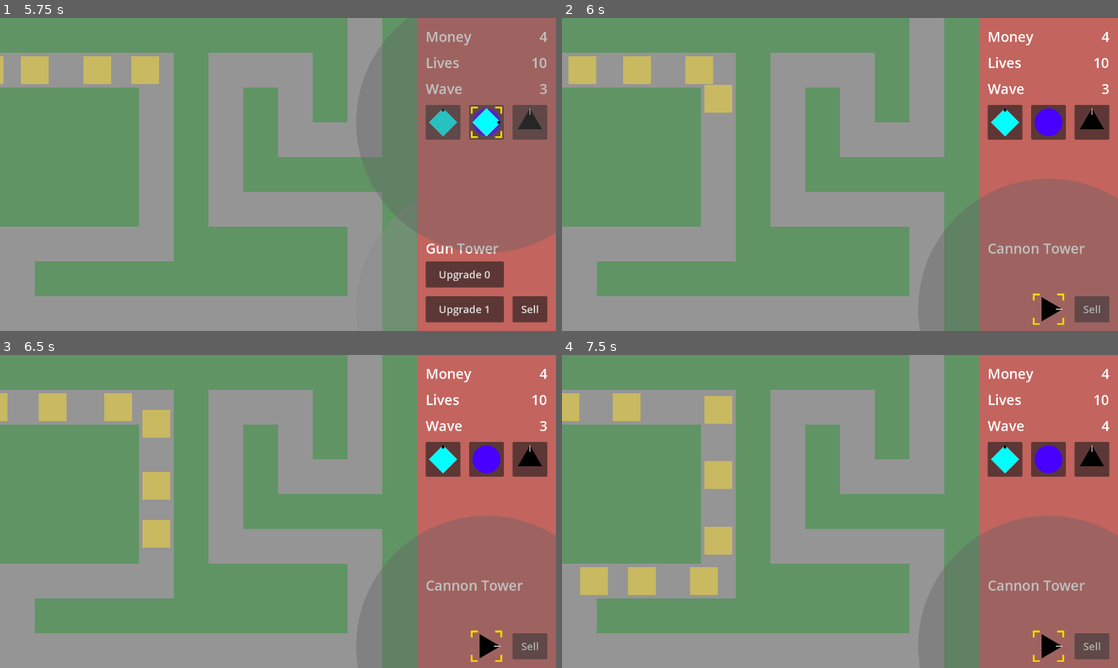
Above: before the commit, frames 1-4 (two rows, left to right).
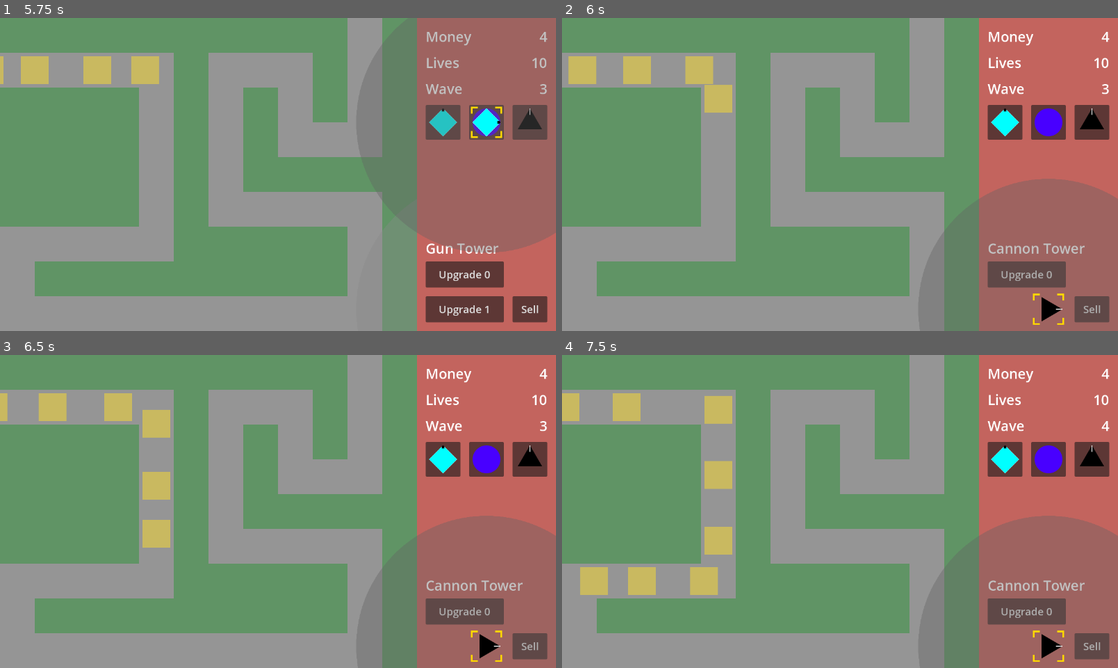
Above: after the commit, the same moments.

Repository: phrasmotica/godot-tower-defence
Game: Godot game, scene res://scenes/game.tscn
The game is run twice, just before and just after one commit, with the same random seed, the same clock (stepped at 60 frames per second) and the same inputs.
Inputs (mouse positions are in pixels of both pictures, inside the frame that each line leads up to):
- Up to frame 1 (5.75 s): click "Start" at 0.5 s; click (444, 121) at 1.25 s; click (489, 121) at 2 s; click (528, 121) at 2.75 s; click "Move here to cancel" at 3.5 s; tap Enter (ui_accept) at 4.25, 4.52, 5.27 s; move the mouse to (400, 158) at 4.27 s; hold Shift (fast_forward) 4.28-5.03 s; tap . (next_tower) at 4.35 s; click (400, 158) at 4.42 s; move the mouse to (166, 190) at 5.02 s; tap , (previous_tower) at 5.1 s
- Up to frame 2 (6 s): move the mouse to (895, 105) at 5.77 s; hold Shift (fast_forward) from 5.78 s (still down); tap . (next_tower) at 5.85 s
- Up to frame 3 (6.5 s): keep holding Shift (fast_forward)
- Up to frame 4 (7.5 s): move the mouse to (812, 574) at 6.52 s; tap , (previous_tower) at 6.6 s; click (812, 574) at 6.67 s; tap Enter (ui_accept) at 6.77 s; move the mouse to (1006, 558) at 7.27 s; release Shift (fast_forward) at 7.28 s; tap . (next_tower) at 7.35 s

Frame 1 is identical in both runs. In frame 2, 1.2% of the frame differs, in the area x 76-91%, y 77-87%; in frame 3, 1.2%; in frame 4, 1.2%.
Error in both runs: Cannot call method 'queue_free' on a null value. (res://scripts/game_ui.gd:149)

Commit message:
Add cannon tower upgrade with much bigger range

Diff:
--- a/scenes/cannon_tower.tscn
+++ b/scenes/cannon_tower.tscn
@@ -336,7 +336,8 @@
 [node name="EffectAreaShape" type="CollisionShape2D" parent="Levels/EffectArea"]
 shape = SubResource("CircleShape2D_yqvqw")
 
-[node name="Level0" parent="Levels" instance=ExtResource("6_1fwj3")]
+[node name="Level0" parent="Levels" node_paths=PackedStringArray("upgrades") instance=ExtResource("6_1fwj3")]
+upgrades = [NodePath("Level1")]
 
 [node name="Sprite" parent="Levels/Level0" index="0"]
 rotation = 1.5708
@@ -345,9 +346,28 @@
 [node name="Stats" parent="Levels/Level0" index="1"]
 projectile = ExtResource("11_m47vg")
 damage = 3
+rotate_speed = 2
 projectile_knockback = 80.0
 
 [node name="EffectStats" parent="Levels/Level0" index="2"]
+stats_enabled = false
+
+[node name="Level1" parent="Levels/Level0" instance=ExtResource("6_1fwj3")]
+visible = false
+
+[node name="Sprite" parent="Levels/Level0/Level1" index="0"]
+modulate = Color(1, 0, 0, 1)
+rotation = 1.5708
+sprite_frames = SubResource("SpriteFrames_0svqt")
+
+[node name="Stats" parent="Levels/Level0/Level1" index="1"]
+projectile = ExtResource("11_m47vg")
+damage = 3
+rotate_speed = 2
+projectile_range = 5
+projectile_knockback = 80.0
+
+[node name="EffectStats" parent="Levels/Level0/Level1" index="2"]
 stats_enabled = false
 
 [node name="AnimationPlayer" type="AnimationPlayer" parent="Levels"]
@@ -369,3 +389,4 @@
 [connection signal="shoot" from="Barrel" to="." method="_on_barrel_shoot"]
 
 [editable path="Levels/Level0"]
+[editable path="Levels/Level0/Level1"]
--- a/scenes/cannonball.tscn
+++ b/scenes/cannonball.tscn
@@ -25,7 +25,6 @@
 [node name="Cannonball" type="StaticBody2D" node_paths=PackedStringArray("explosion")]
 collision_layer = 2
 script = ExtResource("1_o16qq")
-area_radius = null
 explosion = NodePath("Explosion")
 
 [node name="Sprite" type="AnimatedSprite2D" parent="."]
--- a/scripts/tower_level.gd
+++ b/scripts/tower_level.gd
@@ -33,6 +33,9 @@
 func get_upgrade(path: Array[int], index: int) -> TowerLevel:
 	if path.size() <= 0:
 		if upgrades.size() <= 0:
+			return null
+
+		if upgrades.size() <= index:
 			return null
 
 		return upgrades[index]
